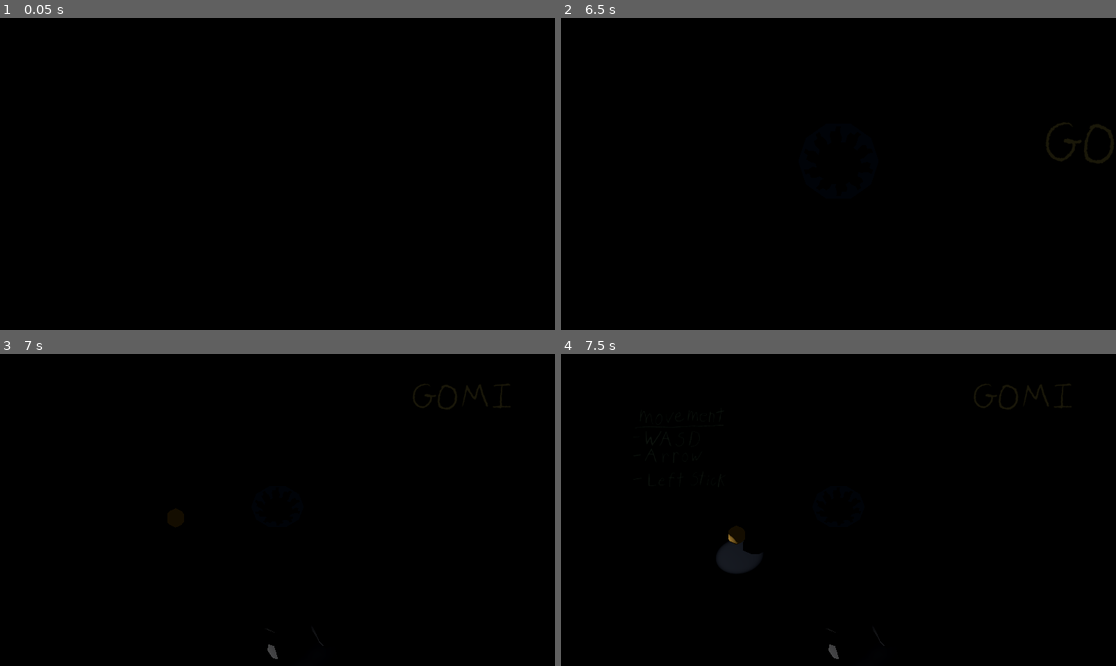
Above: before the commit, frames 1-4 (two rows, left to right).
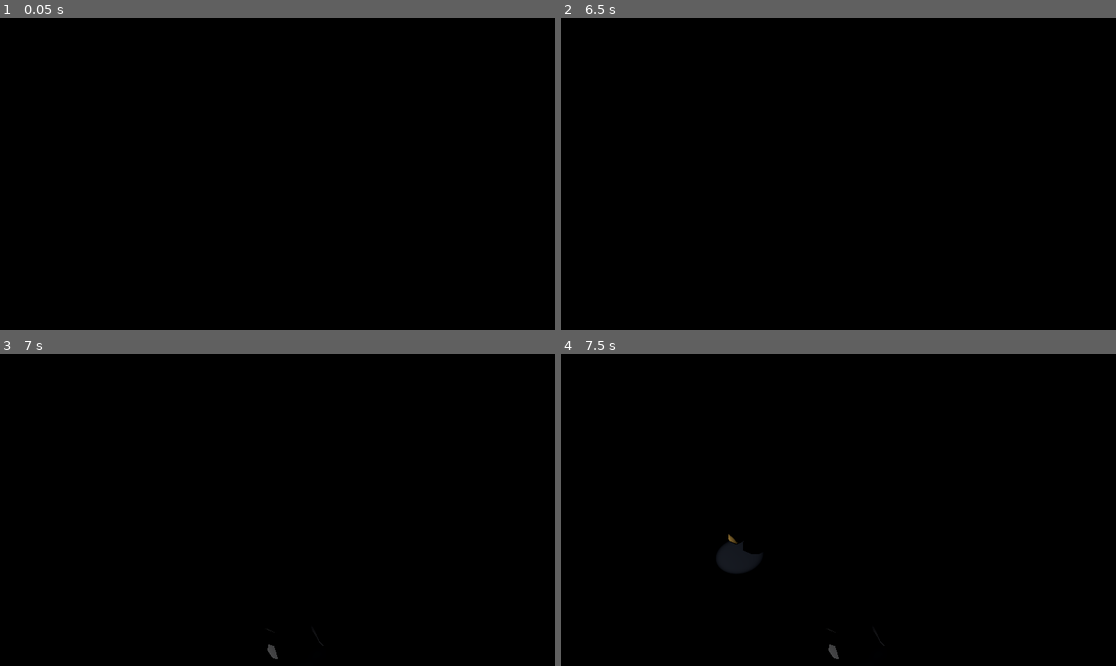
Above: after the commit, the same moments.

Repository: Wake1st/GomiMoni
Game: Godot game, scene res://base/main.tscn
Same seed, same stepped clock (60 frames per second), same inputs: the game is played once before the commit and once after it.
Inputs (mouse positions are in pixels of both pictures, inside the frame that each line leads up to):
- Up to frame 1 (0.05 s): no input
- Up to frame 2 (6.5 s): tap Enter (ui_accept) at 0.5, 0.77, 1.52, 2, 2.75, 3.02, 3.77, 4.52, 5.75, 6.02 s; move the mouse to (960, 158) at 0.52 s; hold Right (ui_right) 0.53-1.28 s; tap X (swap_character_next) at 0.6 s; click (960, 158) at 0.67 s; move the mouse to (727, 189) at 1.27 s; hold Down (ui_down) 1.28-2.03 s; tap Z (swap_character_prev) at 1.35 s; move the mouse to (894, 105) at 2.02 s; hold Right (ui_right) 2.03-2.78 s; tap F at 2.1 s; move the mouse to (810, 236) at 2.77 s; hold Up (ui_up) 2.78-3.53 s; tap O at 2.85 s; click (810, 236) at 2.92 s; move the mouse to (1005, 220) at 3.52 s; hold Left (ui_left) 3.53-5.03 s; tap Shift at 3.6 s; move the mouse to (672, 127) at 4.27 s; tap R at 4.35 s; move the mouse to (866, 174) at 5.02 s; hold Down (ui_down) 5.03-5.78 s; hold 1 5.03-5.78 s; click (866, 174) at 5.17 s; move the mouse to (755, 96) at 5.77 s; hold Right (ui_right) from 5.78 s (still down); tap 2 at 5.85 s
- Up to frame 3 (7 s): move the mouse to (399, 494) at 6.52 s; release Right (ui_right) at 6.53 s; hold Up (ui_up) from 6.53 s (still down); hold 3 from 6.53 s (still down); tap Enter (ui_accept) at 6.77 s
- Up to frame 4 (7.5 s): tap Enter (ui_accept) at 7.25 s; move the mouse to (727, 525) at 7.27 s; release Up (ui_up) at 7.28 s; release 3 at 7.28 s; hold Right (ui_right) from 7.28 s (still down); tap E at 7.35 s; click (727, 525) at 7.42 s

Frame 1 is identical in both runs. In frame 2, 0.2% of the frame differs, in the area x 87-100%, y 33-47%; in frame 3, less than 0.1%; in frame 4, less than 0.1%.

Commit message:
lighting and color adjustments

Diff:
--- a/assets/meshes/outer_wall.tres
+++ b/assets/meshes/outer_wall.tres
@@ -8,6 +8,7 @@
 shader_parameter/color = Color(0.109804, 0.121569, 0.168627, 1)
 shader_parameter/amplitude = 1.6
 shader_parameter/wave_length = 0.4
+shader_parameter/messiness = 1.0
 
 [resource]
 material = SubResource("ShaderMaterial_nhpn0")
--- a/base/main.tscn
+++ b/base/main.tscn
@@ -2,9 +2,7 @@
 
 [ext_resource type="Script" uid="uid://cg0cnufwnly1s" path="res://base/main.gd" id="1_f47da"]
 [ext_resource type="PackedScene" uid="uid://c2hl4snhbybv0" path="res://systems/staging_system.tscn" id="1_wbdts"]
-
-[sub_resource type="Environment" id="Environment_wbdts"]
-background_energy_multiplier = 0.2
+[ext_resource type="Environment" uid="uid://bk70cvmrni8tw" path="res://assets/env/main.tres" id="3_3xxnu"]
 
 [node name="Main" type="Node3D"]
 script = ExtResource("1_f47da")
@@ -12,4 +10,4 @@
 [node name="StagingSystem" parent="." instance=ExtResource("1_wbdts")]
 
 [node name="WorldEnvironment" type="WorldEnvironment" parent="."]
-environment = SubResource("Environment_wbdts")
+environment = ExtResource("3_3xxnu")
--- a/mechanics/light.gd
+++ b/mechanics/light.gd
@@ -3,7 +3,7 @@
 
 
 const HEAVY = preload("res://assets/materials/heavy.tres")
-const OFF_COLOR: Color = Color("#895c35")
+const OFF_COLOR: Color = Color("#305472")
 const ON_COLOR: Color = Color("#b78f43")
 
 @onready var bulb: MeshInstance3D = $light/model/bulb
@@ -15,6 +15,7 @@
 func _ready():
 	material = HEAVY.duplicate()
 	bulb.set_surface_override_material(0, material)
+	flip(false)
 
 
 func flip(on: bool) -> void:
--- a/mechanics/light.tscn
+++ b/mechanics/light.tscn
@@ -4,7 +4,7 @@
 [ext_resource type="PackedScene" uid="uid://bxj1rv8hbqund" path="res://assets/models/light/light.glb" id="1_tlxvp"]
 
 [sub_resource type="StandardMaterial3D" id="StandardMaterial3D_tlxvp"]
-albedo_color = Color(0.537255, 0.360784, 0.207843, 1)
+albedo_color = Color(0.188235, 0.329412, 0.447059, 1)
 metallic_specular = 0.0
 emission = Color(0.717647, 0.560784, 0.262745, 1)
 
--- a/project.godot
+++ b/project.godot
@@ -111,3 +111,4 @@
 
 renderer/rendering_method="gl_compatibility"
 renderer/rendering_method.mobile="gl_compatibility"
+environment/defaults/default_clear_color=Color(0.109804, 0.121569, 0.168627, 1)
